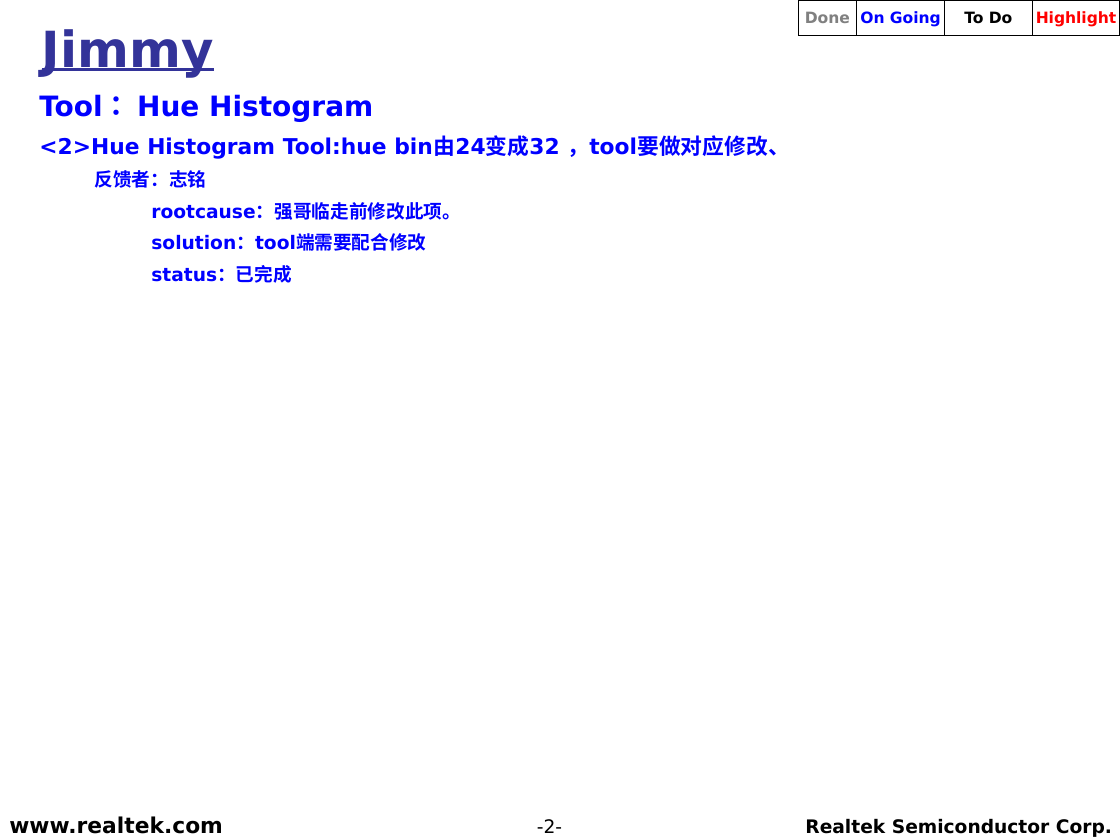
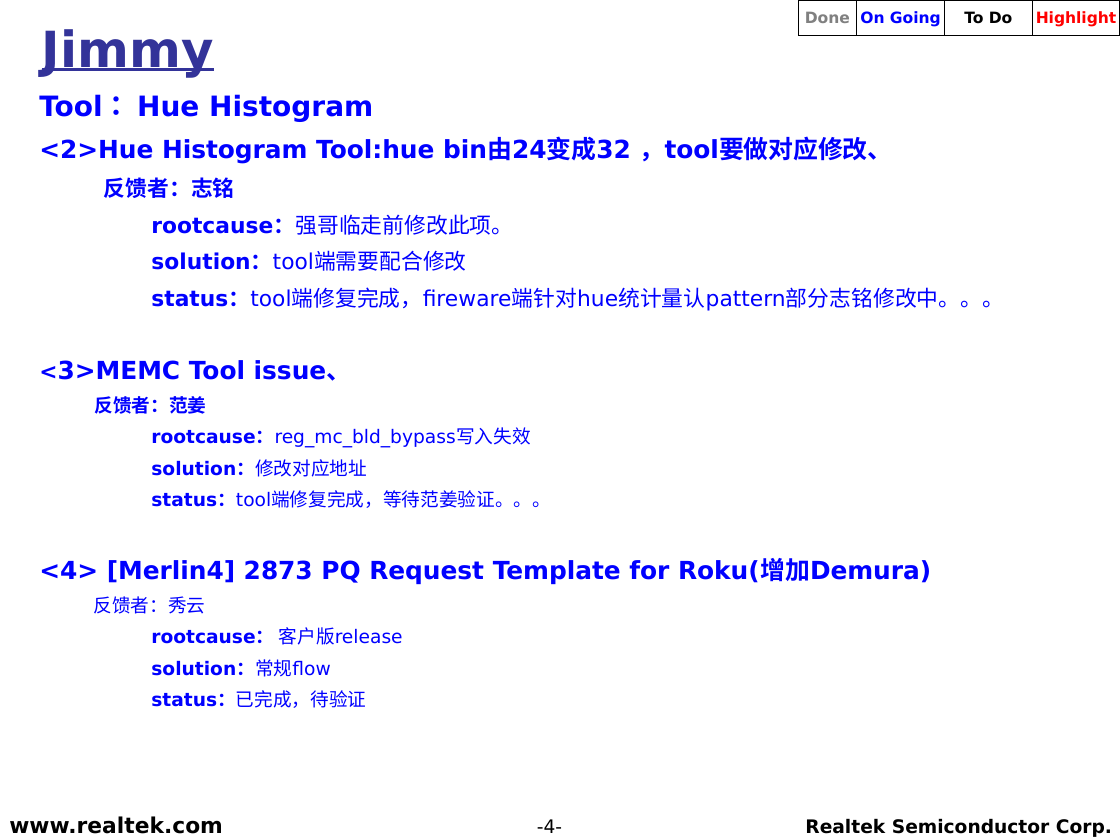
Before and after one commit to weicun581/Weekly_report, a slide deck: slide 4 of 2019年6月/RS_TV_SD_(Jimmy)_20190611.ppt (slide 2 before the commit). Drawn at 1120x840 pixels with LibreOffice and Linux fonts; fonts in the diff are those of the drawing; background and template pictures are left out. Boxes give left, top, right and bottom in pixels: in the first picture for what was removed or moved away, otherwise in the second. Text is boxed around its words. In the diff, an @@ line names an element or a change of style, - is before the commit and + after.

```diff
--- a/2019年6月/RS_TV_SD_(Jimmy)_20190611.ppt
+++ b/2019年6月/RS_TV_SD_(Jimmy)_20190611.ppt
@@ text at bbox=[39, 136, 893, 271]: size 14 to 16 pt in "<2>Hue Histogram Tool:hue bin由24变成32 ，tool要做对应修改、"; size 12 to 14 pt in "反馈者：志铭", "rootcause：强哥临走前修改此项。", "solution：tool端需要配合修改"; bold off in "rootcause：强哥临走前修改此项。", "solution：tool端需要配合修改" @@
@@ text at bbox=[39, 288, 1004, 708]: text changed @@
-  status：已完成
+  status：tool端修复完成，fireware端针对hue统计量认pattern部分志铭修改中。。。
+  <3>MEMC Tool issue、
+  反馈者：范姜
+  rootcause：reg_mc_bld_bypass写入失效
+  solution：修改对应地址
+  status：tool端修复完成，等待范姜验证。。。
+  <4> [Merlin4] 2873 PQ Request Template for Roku(增加Demura)
+  反馈者：秀云
+  rootcause： 客户版release
+  solution：常规flow
+  status：已完成，待验证
@@ page number at bbox=[537, 819, 562, 833]: text changed @@
--2-
+-4-
```
Also in this commit, not shown: 1 other slide changed, 5 slides added, 1 slide removed.
